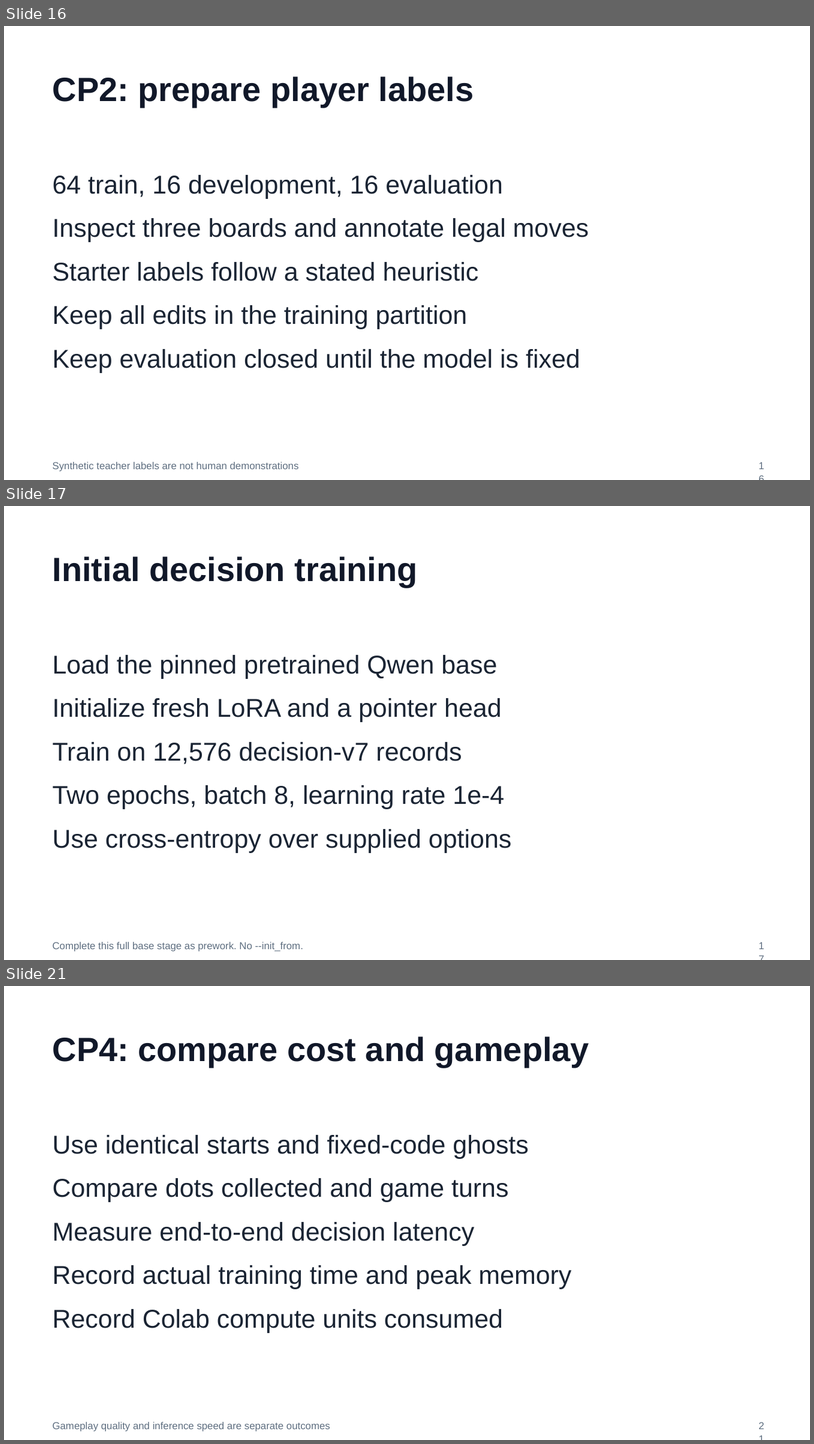
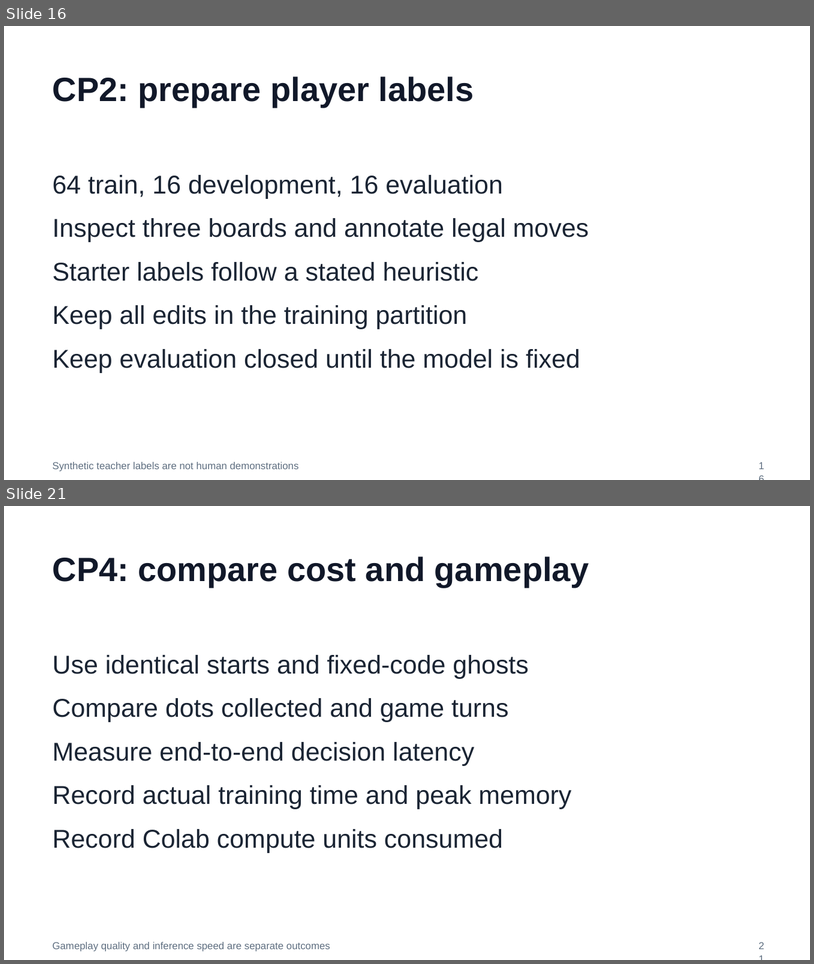
Before and after one commit to huixu11/QPlusLearning, a slide deck: labs/lab-01-kev-pacman/slides/pacman-lab.pptx. Shown one above the other, each under a label of ours: slides 16, 17 and 21 before the commit, slides 16 and 21 after it; the slides between them are not shown. The pictures are 814x1444 and 814x964 pixels, drawn with LibreOffice and Linux fonts; fonts in the diff are those of the drawing. Boxes give left, top, right and bottom in pixels: in the first picture for what was removed or moved away, otherwise in the second. Text is boxed around its words. In the diff, an @@ line names an element or a change of style, - is before the commit and + after.

Commit message:
Use Kev-4B curriculum with required optimized training kernels

```diff
--- a/labs/lab-01-kev-pacman/slides/pacman-lab.pptx
+++ b/labs/lab-01-kev-pacman/slides/pacman-lab.pptx
@@ slide 17 removed at [4,506,810,960], background #FFFFFF @@
@@ title removed at [53,556,418,587] @@
-Initial decision training
@@ text removed at [53,655,512,852] @@
-Load the pinned pretrained Qwen base
-Initialize fresh LoRA and a pointer head
-Train on 12,576 decision-v7 records
-Two epochs, batch 8, learning rate 1e-4
-Use cross-entropy over supplied options
@@ text removed at [751,930,777,947] @@
-17
@@ text removed at [53,942,303,951] @@
-Complete this full base stage as prework. No --init_from.
```
Also in this commit, not shown: 7 slides changed, 1 slide added, 21 other files.
